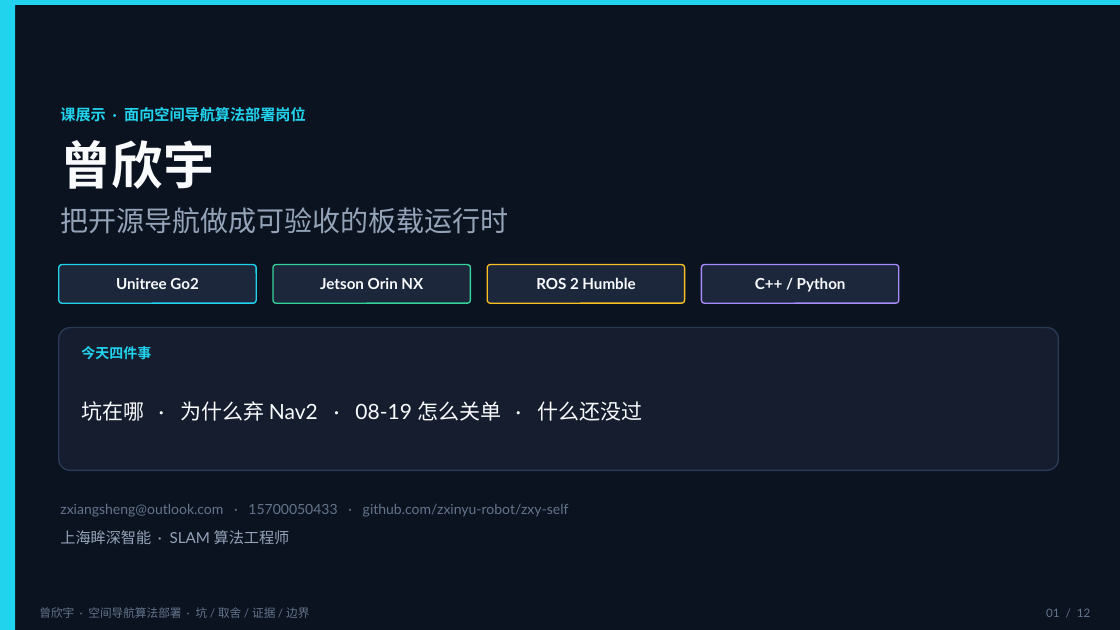
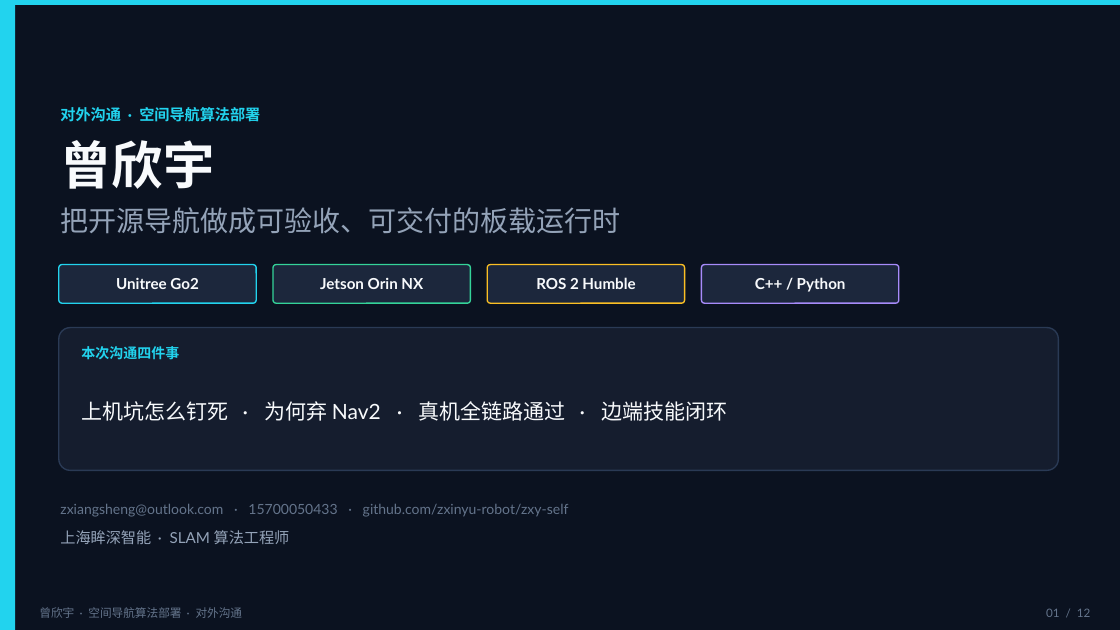
Before and after one commit to zxinyu-robot/MotionSLAM_ws, a slide deck: slide 1 of docs/_inbox/曾欣宇_空间导航算法部署_课展示.pptx. Drawn at 1120x630 pixels with LibreOffice and Linux fonts; fonts in the diff are those of the drawing. Boxes give left, top, right and bottom in pixels: in the first picture for what was removed or moved away, otherwise in the second. Text is boxed around its words. In the diff, an @@ line names an element or a change of style, - is before the commit and + after.

```diff
--- a/docs/_inbox/曾欣宇_空间导航算法部署_课展示.pptx
+++ b/docs/_inbox/曾欣宇_空间导航算法部署_课展示.pptx
@@ text at (60,107,260,122): text changed @@
-课展示 · 面向空间导航算法部署岗位
+对外沟通 · 空间导航算法部署
@@ text at (60,207,620,234): text changed @@
-把开源导航做成可验收的板载运行时
+把开源导航做成可验收、可交付的板载运行时
@@ text at (81,346,179,359): text changed @@
-今天四件事
+本次沟通四件事
@@ text at (81,401,727,421): text changed @@
-坑在哪 · 为什么弃 Nav2 · 08-19 怎么关单 · 什么还没过
+上机坑怎么钉死 · 为何弃 Nav2 · 真机全链路通过 · 边端技能闭环
@@ text at (39,607,243,618): text changed @@
-曾欣宇 · 空间导航算法部署 · 坑 / 取舍 / 证据 / 边界
+曾欣宇 · 空间导航算法部署 · 对外沟通
```
Also in this commit, not shown: 11 other slides changed.
